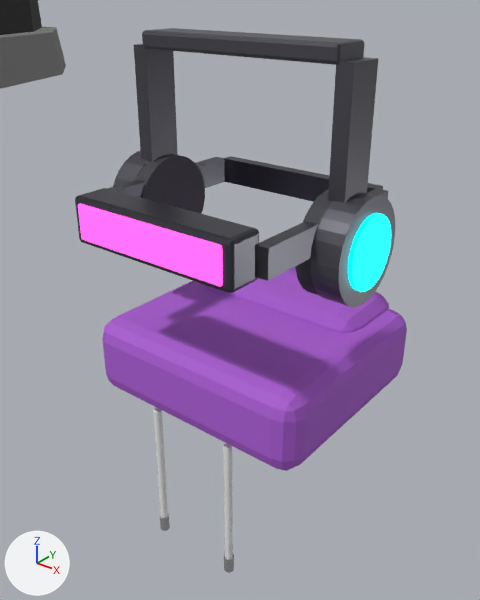
What one commit did to the glTF model assets/models/characters/streamer_mascot.glb.
Both versions are drawn from a camera (50 mm lens) standing at (0.0036, -0.0045, 0.0188) and looking at (-0.0001, 0.0, 0.016). Lighting does not change. The marker at lower left points along +X, +Y and +Z. The picture after the commit comes second. Where no turn or scale is listed for an object, it has been applied to the vertices.

Objects in the first picture: '5-Feet_Deportista', 'JSRF_CyberGoggles', 'JSRF_DJHeadphones', 'JSRF_StreetwearHoodie'.
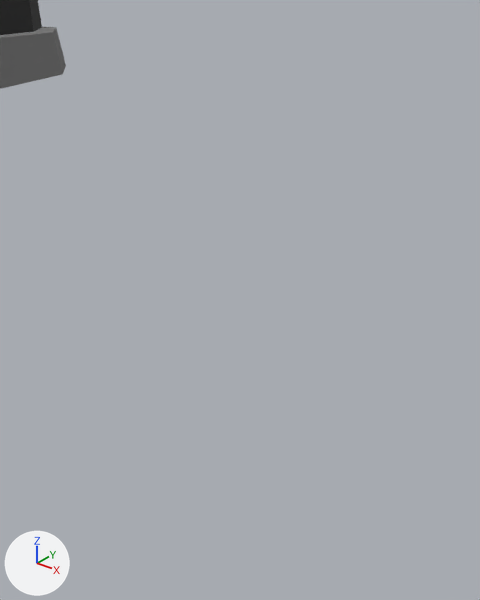
What differs and where, as boxes [x1, y1, x2, y2] in the pictures (480 x 600 px):
'JSRF_StreetwearHoodie', deleted
    before: [102, 267, 407, 573]
    faces in mat_hoodiefabric (purple #b361dd): [102, 267, 407, 471]
    faces in mat_hoodiecord (white #f6f6f6): [153, 408, 233, 559]
    faces in mat_cordaglet (white #ededf3): [160, 513, 234, 573]
'JSRF_DJHeadphones', deleted
    before: [113, 28, 395, 307]
    faces in mat_headphoneschassis (dark grey #595961): [113, 28, 395, 307]
    faces in mat_headphonescushion (dark grey #3f3f45): [136, 154, 332, 295]
    faces in mat_headphonesneonring (cyan #00f9ff, glowing cyan #00f9ff): [348, 213, 391, 292]
'JSRF_CyberGoggles', deleted
    before: [75, 156, 388, 293]
    faces in mat_gogglesframe (dark grey #505059): [75, 156, 388, 293]
    faces in mat_goggleslens (pink #ff50c8, glowing pink #ff50c8): [78, 203, 223, 287]

The change, as a list of edits to the scene's bpy script:
```text
Remove ob_jsrf_cybergoggles:
    ob_jsrf_cybergoggles = bpy.data.objects.new('JSRF_CyberGoggles', me_cube)
    ob_jsrf_cybergoggles.location = (0.0, 0.0, 0.0)
Remove ob_jsrf_djheadphones:
    ob_jsrf_djheadphones = bpy.data.objects.new('JSRF_DJHeadphones', me_cube_005)
    ob_jsrf_djheadphones.location = (0.0, 0.0, 0.0)
Remove ob_jsrf_streetwearhoodie:
    ob_jsrf_streetwearhoodie = bpy.data.objects.new('JSRF_StreetwearHoodie', me_cube_008)
    ob_jsrf_streetwearhoodie.location = (0.0, 0.0, 0.0)
```
